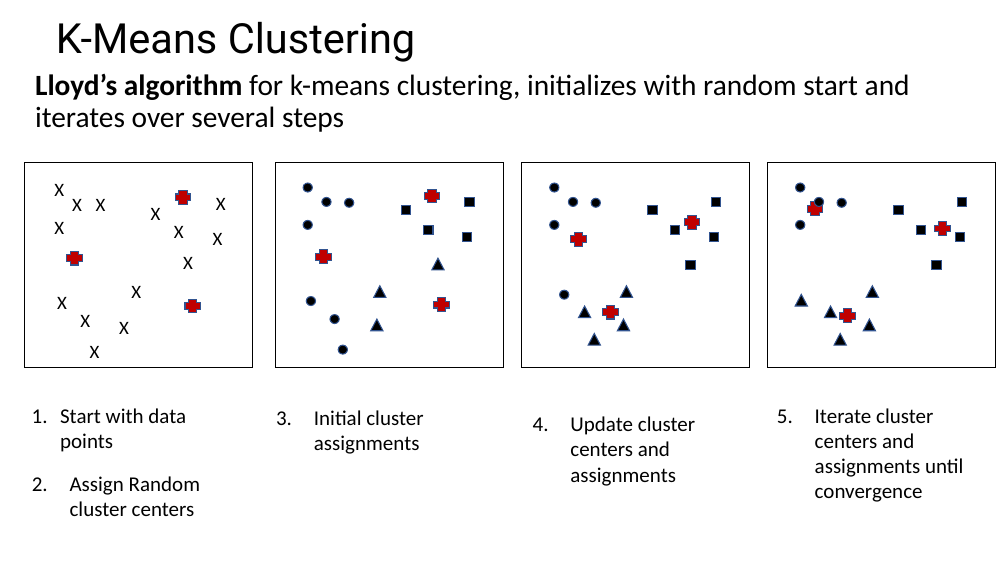
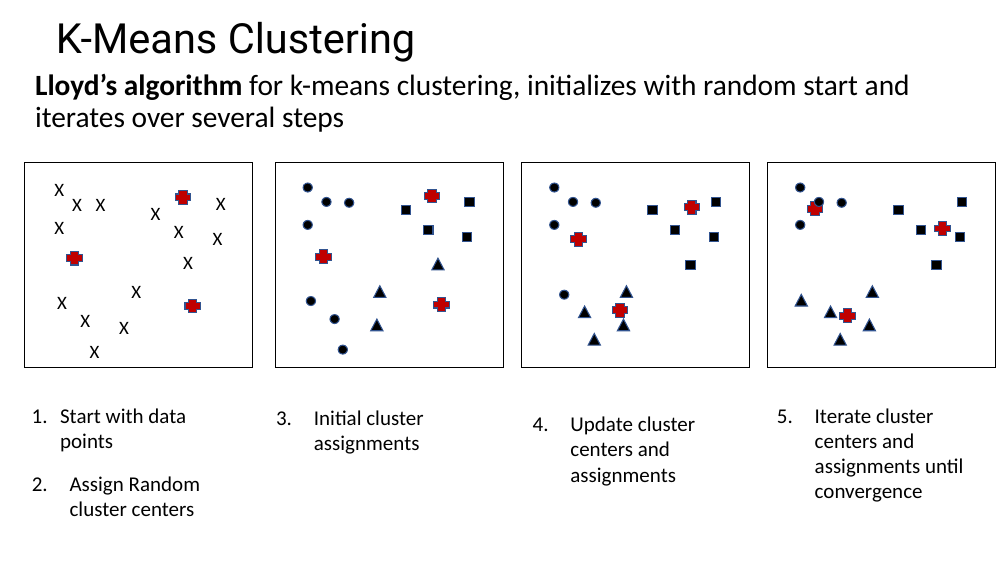
Before and after one commit to TimBohlemann/CSCI-E-108, a slide deck: slide 19 of slides/8_IntroductionToClustering_Part1.pptx. Drawn at 1008x567 pixels with LibreOffice and Linux fonts; fonts in the diff are those of the drawing. Boxes give left, top, right and bottom in pixels: in the first picture for what was removed or moved away, otherwise in the second. Text is boxed around its words. In the diff, an @@ line names an element or a change of style, - is before the commit and + after.

```diff
--- a/slides/8_IntroductionToClustering_Part1.pptx
+++ b/slides/8_IntroductionToClustering_Part1.pptx
@@ plus: place and size @@
-plus at <box>684,216,699,229</box>
+plus at <box>684,200,699,214</box>
@@ plus: place and size @@
-plus at <box>603,306,619,319</box>
+plus at <box>613,303,628,317</box>
```
Also in this commit, not shown: 4 other slides changed.
